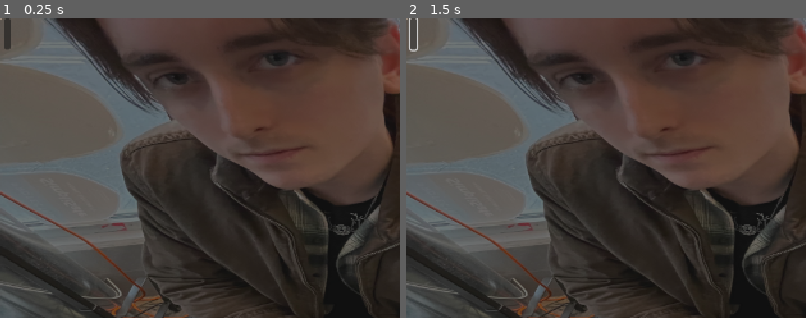
Above: before the commit, frames 1-2 (left to right).
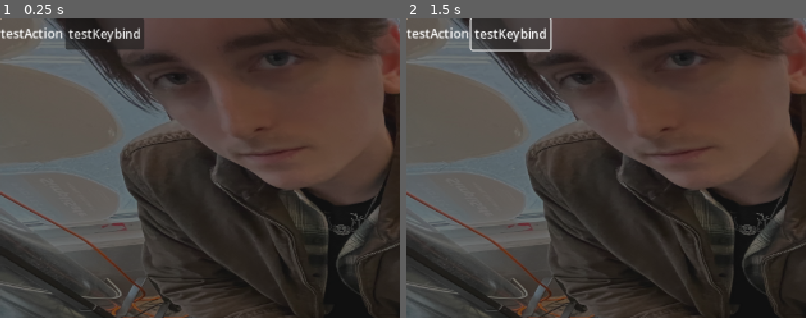
Above: after the commit, the same moments.

Repository: mccajd/Quintessential
Game: Godot game, scene res://Scenes/keybind_menu.tscn
Same seed, same stepped clock (60 frames per second), same inputs: the game is played once before the commit and once after it. This scene is started directly instead of the project's main scene.
Inputs (mouse positions are % of the whole screen's width and height, from its top left; square brackets give the same spot before the commit, where the layout moved):
- Up to frame 1 (0.25 s): no input
- Up to frame 2 (1.5 s): click (13, 3) [1, 3] at 0.5 s; click (13, 3) [1, 3] at 1.25 s
The pictures show only the part of the screen within x 0-50%, y 0-50%; the shares and areas given below are measured in that part.

The runs differ from the first frame. In frame 1, 1.7% of the frame differs, in the area x 0-36%, y 0-11%; in frame 2, 1.2%.

Commit message:
Created a basis for the input_mapper gd script

Diff:
--- a/Scenes/input_mapper.tscn
+++ b/Scenes/input_mapper.tscn
@@ -1,4 +1,6 @@
-[gd_scene format=3 uid="uid://b2gjeccui5vvq"]
+[gd_scene load_steps=2 format=3 uid="uid://b2gjeccui5vvq"]
+
+[ext_resource type="Script" uid="uid://di21r6dsi4e4j" path="res://Scripts/input_mapper.gd" id="1_yssp6"]
 
 [node name="InputMapper" type="Control"]
 layout_mode = 3
@@ -7,6 +9,7 @@
 anchor_bottom = 1.0
 grow_horizontal = 2
 grow_vertical = 2
+script = ExtResource("1_yssp6")
 
 [node name="HBoxContainer" type="HBoxContainer" parent="."]
 layout_mode = 0
@@ -18,3 +21,5 @@
 
 [node name="Button" type="Button" parent="HBoxContainer"]
 layout_mode = 2
+
+[connection signal="pressed" from="HBoxContainer/Button" to="." method="_on_button_pressed"]
--- a/Scenes/keybind_menu.tscn
+++ b/Scenes/keybind_menu.tscn
@@ -27,3 +27,5 @@
 
 [node name="InputMapper" parent="TextureRect/PanelContainer/VBoxContainer" instance=ExtResource("2_piyya")]
 layout_mode = 2
+ActionName = "testAction"
+ActionKeybind = "testKeybind"
--- /dev/null
+++ b/Scripts/input_mapper.gd
@@ -0,0 +1,14 @@
+extends Control
+
+@export var ActionName: String
+@export var ActionKeybind: String
+
+@onready var actionLabel = $HBoxContainer/Label
+@onready var bindButton = $HBoxContainer/Button
+
+func _ready():
+	actionLabel.text = ActionName
+	bindButton.text = ActionKeybind
+
+func _on_button_pressed() -> void:
+	pass # Replace with function body.
Not shown, added: Scripts/input_mapper.gd.uid
